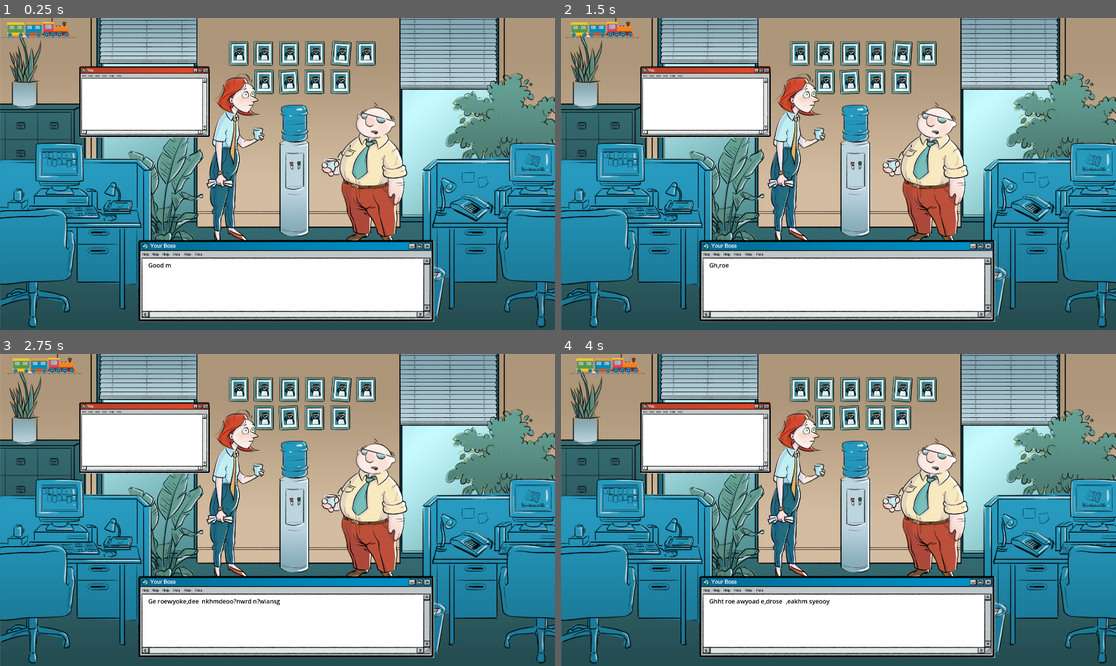
Above: before the commit, frames 1-4 (two rows, left to right).
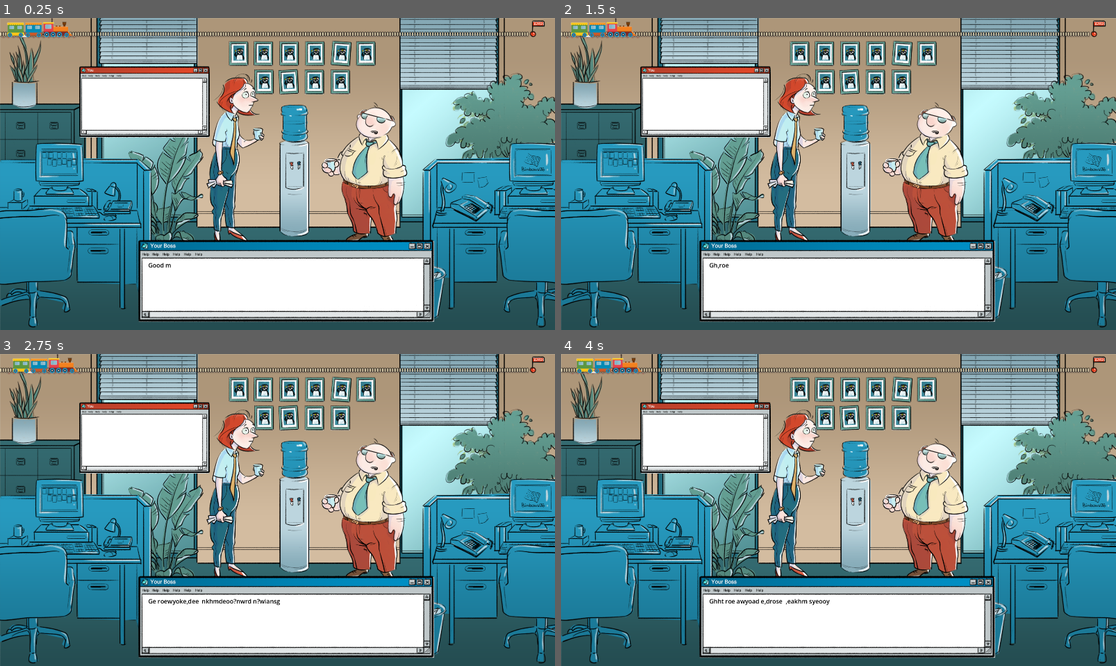
Above: after the commit, the same moments.

Repository: boneyard24/VGGJ2026
Game: Godot game, scene res://Main.tscn
Same seed, same stepped clock (60 frames per second), same inputs: the game is played once before the commit and once after it.
Inputs:
- Up to frame 1 (0.25 s): no input
- Up to frame 2 (1.5 s): tap Enter (enter) at 0.5, 0.6, 1.35 s; hold Right (right) 0.53-1.28 s; hold Down (down) from 1.28 s (still down)
- Up to frame 3 (2.75 s): release Down (down) at 2.03 s; hold Right (right) from 2.03 s (still down); tap Enter (enter) at 2.1 s
- Up to frame 4 (4 s): release Right (right) at 2.78 s; hold Up (up) 2.78-3.53 s; tap Enter (enter) at 2.85, 3.6 s; hold Left (left) from 3.53 s (still down)

The runs differ from the first frame. In frame 1, 1.4% of the frame differs, in the area x 0-99%, y 0-7%; in frame 2, 1.4%; in frame 3, 1.4%; in frame 4, 1.4%.

Commit message:
new assets and env added

Diff:
--- a/trainger/Scenes/Level/Environment.tscn
+++ b/trainger/Scenes/Level/Environment.tscn
@@ -5,6 +5,7 @@
 [ext_resource type="Texture2D" uid="uid://bp4js5csvlk3y" path="res://Assets/BGs/5_Foreground@0.5x@0.5x.png" id="3_40one"]
 [ext_resource type="Texture2D" uid="uid://y1m5hkuna35o" path="res://Assets/DialogueBoxes/TextBox_YourBoss.png" id="4_40one"]
 [ext_resource type="Texture2D" uid="uid://clhvu5045hht6" path="res://Assets/DialogueBoxes/TextBox_You.png" id="5_fxsqg"]
+[ext_resource type="Texture2D" uid="uid://dka3kit61gqlb" path="res://Assets/Railroad/6_RailroadBar@0.5x@0.5x.png" id="6_fxsqg"]
 
 [node name="Environment" type="Node2D" unique_id=1706885947]
 z_index = -1
@@ -32,3 +33,10 @@
 scale = Vector2(0.6585665, 0.65856653)
 texture = ExtResource("5_fxsqg")
 offset = Vector2(30, 370)
+
+[node name="Sprite2D6" type="Sprite2D" parent="." unique_id=1065937110]
+z_index = -5
+position = Vector2(-29.20945, -370.86136)
+scale = Vector2(0.9992015, 1.0064411)
+texture = ExtResource("6_fxsqg")
+offset = Vector2(30, 370)
Binary file added: trainger/Assets/Railroad/6_RailroadBar@0.5x@0.5x.png
Not shown, added: trainger/Assets/Railroad/6_RailroadBar@0.5x@0.5x.png.import
Binary file added: trainger/Assets/Railroad/6_Train@0.75x@0.75x.png
Not shown, added: trainger/Assets/Railroad/6_Train@0.75x@0.75x.png.import
